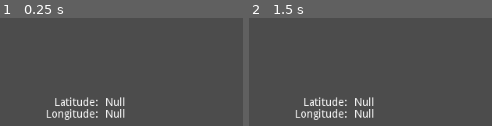
Above: before the commit, frames 1-2 (left to right).
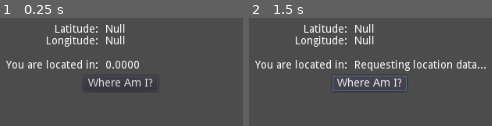
Above: after the commit, the same moments.

Repository: ManoloAFerva/godot_gps
Game: Godot game, scene res://test.tscn
Two runs of this game, one before a commit and one after it. Both use one fixed random seed, a clock stepped at 60 frames per second and the inputs below.
Inputs (mouse positions are in pixels of both pictures, inside the frame that each line leads up to):
- Up to frame 1 (0.25 s): no input
- Up to frame 2 (1.5 s): click (370, 83) at 0.5 s, where only the run after the commit has a clickable "Where Am I?"; click (370, 83) at 1.25 s, where only the run after the commit has a clickable "Where Am I?"

The runs differ from the first frame. In frame 1, 7.7% of the frame differs, in the area x 2-63%, y 5-95%; in frame 2, 10%, in the area x 2-98%, y 5-95%.

Commit message:
Added example OSM data request

Diff:
--- a/godot_gps/GpsDisplay.gd
+++ b/godot_gps/GpsDisplay.gd
@@ -1,8 +1,36 @@
 extends Control
 
-onready var lat = $lat
-onready var lon = $lon
+const OVERPASS_URL = "https://overpass-api.de/api/interpreter"
+
+onready var lat = $GpsDisplay/lat
+onready var lon = $GpsDisplay/lon
+onready var loc = $OsmData/locat
 
 func _physics_process(delta):
 	lat.text = str(JavaScript.eval("latitude;"))
 	lon.text = str(JavaScript.eval("longitude;"))
+
+func get_location():
+	loc.text = "Requesting location data..."
+	var query = """
+		[out:json];
+		is_in(%s,%s)->.a;
+		area.a["boundary"="administrative"]["admin_level"="8"];
+		out body;
+	""" % [lat.text, lon.text]
+
+	var http_req = HTTPRequest.new()
+	add_child(http_req)
+	http_req.connect("request_completed", self, "display_location")
+	http_req.request(OVERPASS_URL, [], true, HTTPClient.METHOD_POST, query)
+
+func display_location(result, response_code, headers, body):
+	if response_code == 200:
+		var json = JSON.parse(body.get_string_from_utf8())
+		if json.error == OK:
+			var elements = json.result["elements"]
+			if elements.size() > 0:
+				var city_name = elements[0].tags.get("name", "Unknown")
+				loc.text = city_name
+			else:
+				loc.text = "No city found."
--- a/godot_gps/test.tscn
+++ b/godot_gps/test.tscn
@@ -5,17 +5,17 @@
 [node name="UI" type="Control"]
 anchor_right = 1.0
 anchor_bottom = 1.0
+script = ExtResource( 1 )
 
 [node name="GpsDisplay" type="Control" parent="."]
 anchor_left = 0.5
-anchor_top = 0.5
+anchor_top = 0.344
 anchor_right = 0.5
-anchor_bottom = 0.5
+anchor_bottom = 0.344
 margin_left = -20.0
 margin_top = -20.0
 margin_right = 20.0
 margin_bottom = 20.0
-script = ExtResource( 1 )
 
 [node name="lat" type="Label" parent="GpsDisplay"]
 margin_right = 40.0
@@ -44,3 +44,34 @@
 grow_horizontal = 0
 text = "Longitude:"
 align = 2
+
+[node name="OsmData" type="Control" parent="."]
+anchor_left = 0.5
+anchor_top = 0.5
+anchor_right = 0.5
+anchor_bottom = 0.5
+margin_left = -20.0
+margin_top = -68.0
+margin_right = 20.0
+margin_bottom = -28.0
+
+[node name="labelLocat" type="Label" parent="OsmData"]
+margin_right = -9.0
+grow_horizontal = 0
+text = "You are located in:"
+align = 2
+
+[node name="locat" type="Label" parent="OsmData"]
+text = "0.0000"
+
+[node name="Button" type="Button" parent="OsmData"]
+anchor_left = 0.5
+anchor_top = 0.5
+anchor_right = 0.5
+anchor_bottom = 0.5
+margin_left = -47.5
+margin_right = 47.5
+margin_bottom = 10.0
+text = "Where Am I?"
+
+[connection signal="pressed" from="OsmData/Button" to="." method="get_location"]
